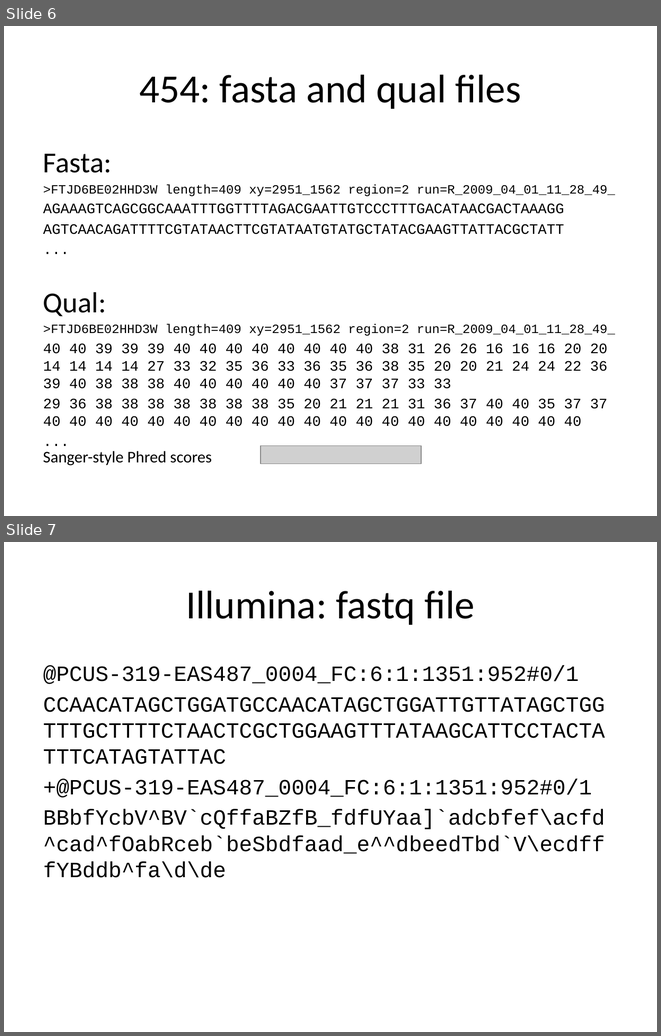
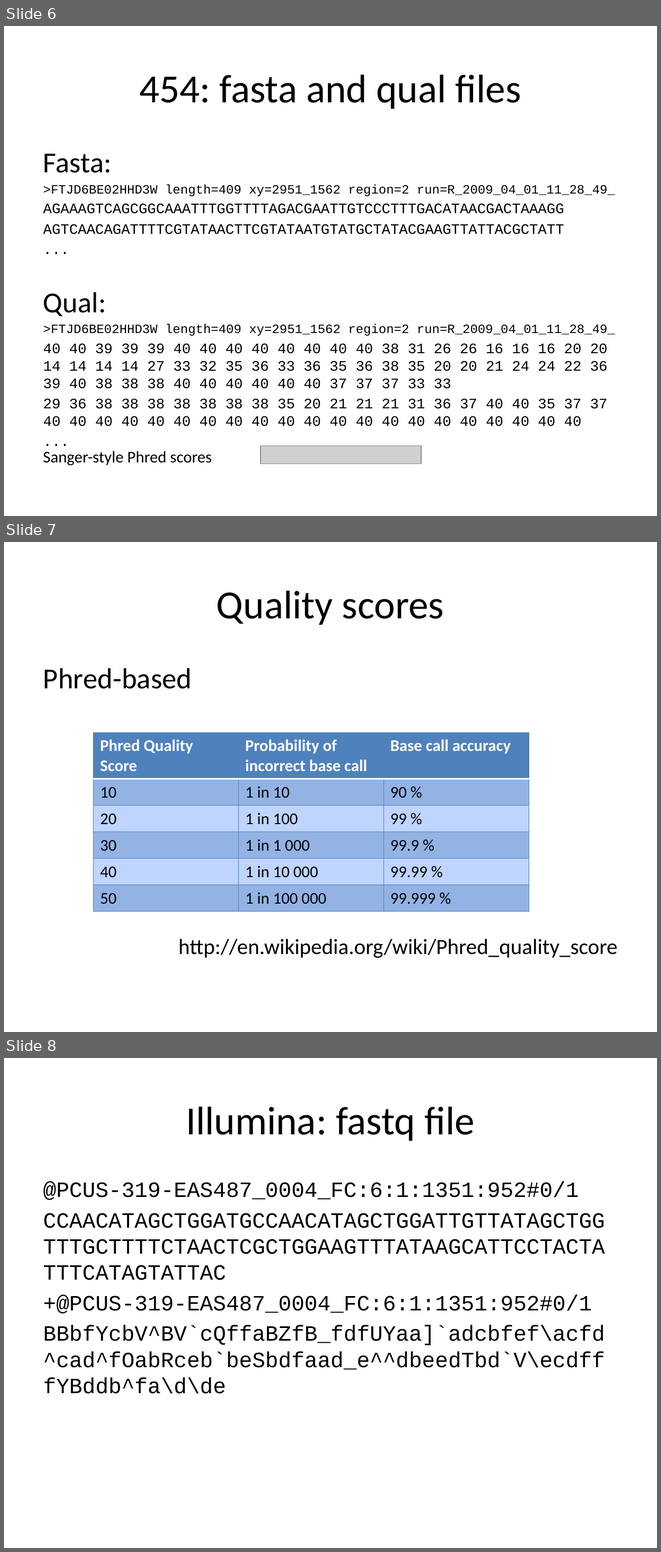
Before and after one commit to lexnederbragt/denovo-assembly-tutorial, a slide deck: presentations/Practical_1_preparing_and_QC_of_sequence_ data.pptx. Shown one above the other, each under a label of ours: slides 6 and 7 before the commit, slides 6, 7 and 8 after it. The pictures are 661x1036 and 661x1552 pixels, drawn with LibreOffice and Linux fonts; fonts in the diff are those of the drawing; grey boxes stand for pictures. Boxes give left, top, right and bottom in pixels: in the first picture for what was removed or moved away, otherwise in the second. Text is boxed around its words. In the diff, an @@ line names an element or a change of style, - is before the commit and + after.

```diff
--- a/presentations/Practical_1_preparing_and_QC_of_sequence_ data.pptx
+++ b/presentations/Practical_1_preparing_and_QC_of_sequence_ data.pptx
@@ slide 7 added at <box>4,542,657,1032</box>, background #FFFFFF @@
@@ title added at <box>217,590,444,625</box>, 44 pt, text #000000 @@
+Quality scores
@@ text added at <box>43,668,617,958</box>, 24 pt, text #000000 @@
+Phred-based
+http://en.wikipedia.org/wiki/Phred_quality_score
@@ table added at <box>94,733,528,911</box>, 6 rows, 3 columns @@
+Phred Quality Score | Probability of incorrect base call | Base call accuracy
+10 | 1 in 10 | 90 %
+20 | 1 in 100 | 99 %
+30 | 1 in 1 000 | 99.9 %
+40 | 1 in 10 000 | 99.99 %
+50 | 1 in 100 000 | 99.999 %
@@ what was slide 7 is now slide 8 @@
```
Also in this commit, not shown: 9 slides changed, 2 other slides added, 1 slide removed.
